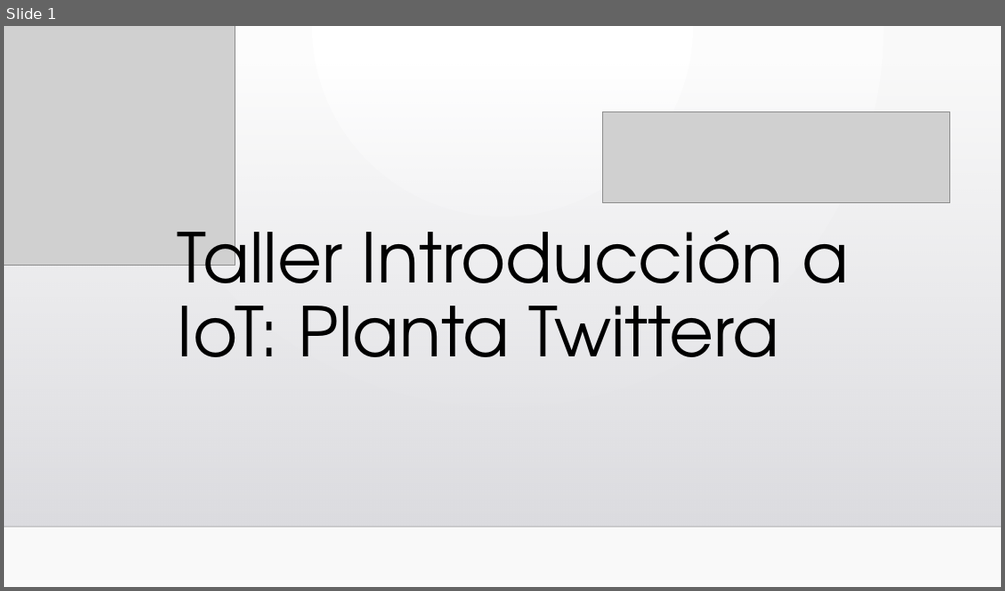
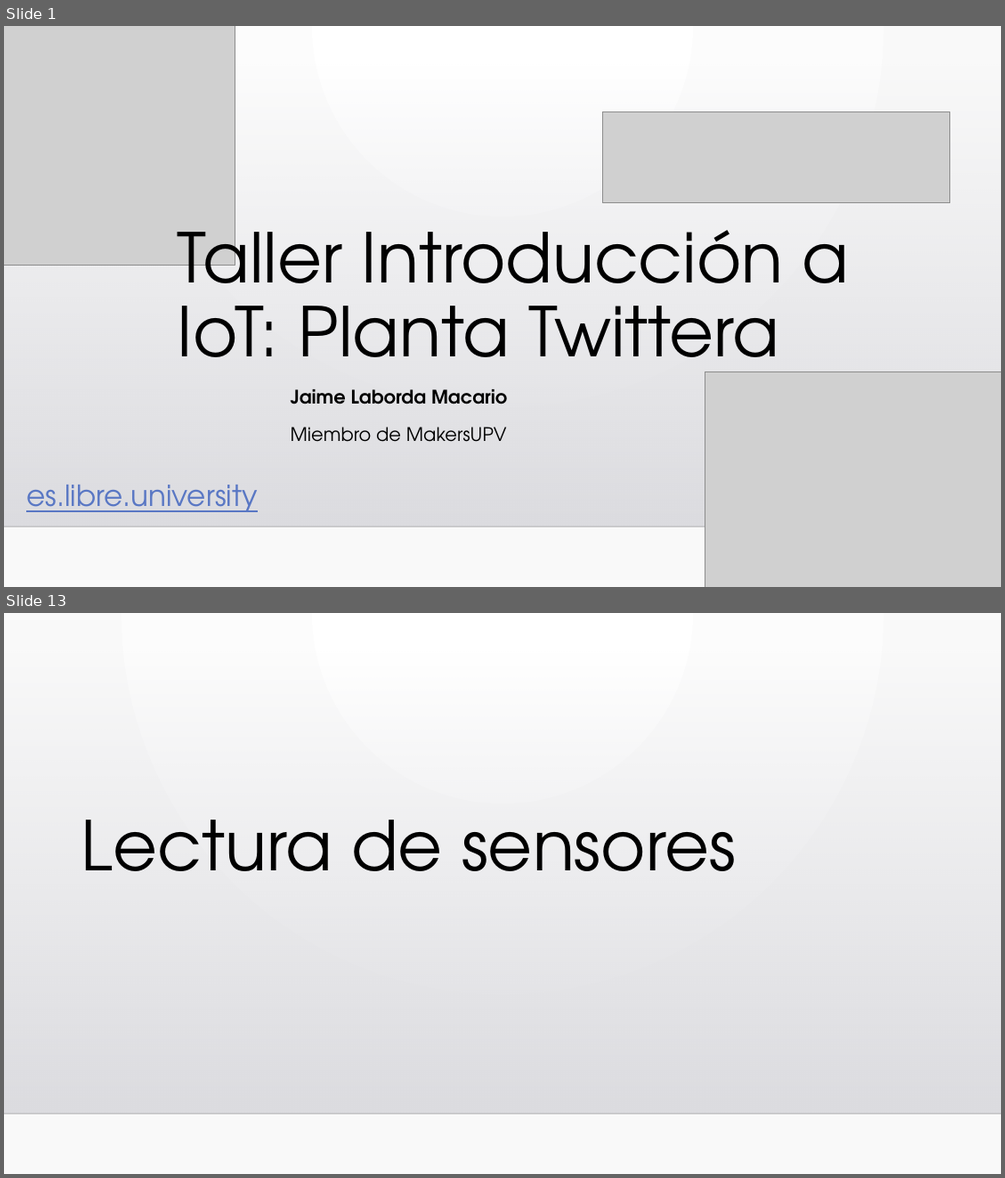
Before and after one commit to jaimelaborda/Planta-Twittera, a slide deck: Taller Introducción a IoT.pptx. Shown one above the other, each under a label of ours: slide 1 before the commit, slides 1 and 13 after it; the slides between them are not shown. The pictures are 1005x591 and 1005x1178 pixels, drawn with LibreOffice and Linux fonts; fonts in the diff are those of the drawing; grey boxes stand for pictures; background and template pictures are left out. Boxes give left, top, right and bottom in pixels: in the first picture for what was removed or moved away, otherwise in the second. Text is boxed around its words. In the diff, an @@ line names an element or a change of style, - is before the commit and + after.

```diff
--- a/Taller Introducción a IoT.pptx
+++ b/Taller Introducción a IoT.pptx
@@ slide 13 added at box(4, 613, 1001, 1174), background gradient #FFFFFF to #FAFAFA; not listed: 2 template elements that a slide beside it also shows @@
@@ title added at box(81, 819, 736, 871), 66 pt, text #000000 @@
+Lectura de sensores
@@ slide 1 changed as well @@
@@ picture added at box(704, 371, 1001, 587) @@
@@ subtitle added at box(291, 389, 507, 442), 18 pt, text #000000, bold @@
+Jaime Laborda Macario
+Miembro de MakersUPV
@@ text added at box(26, 484, 258, 512), 28 pt, text #5977C4, underline @@
+es.libre.university
```
Also in this commit, not shown: 25 other slides added, 1 slide removed, 16 other files.
